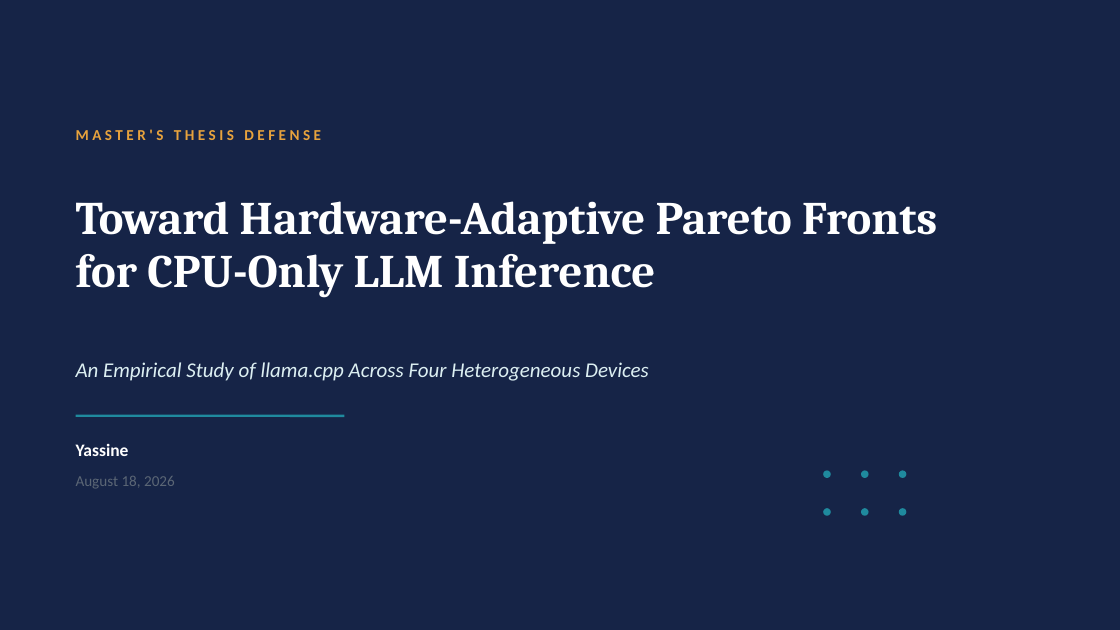
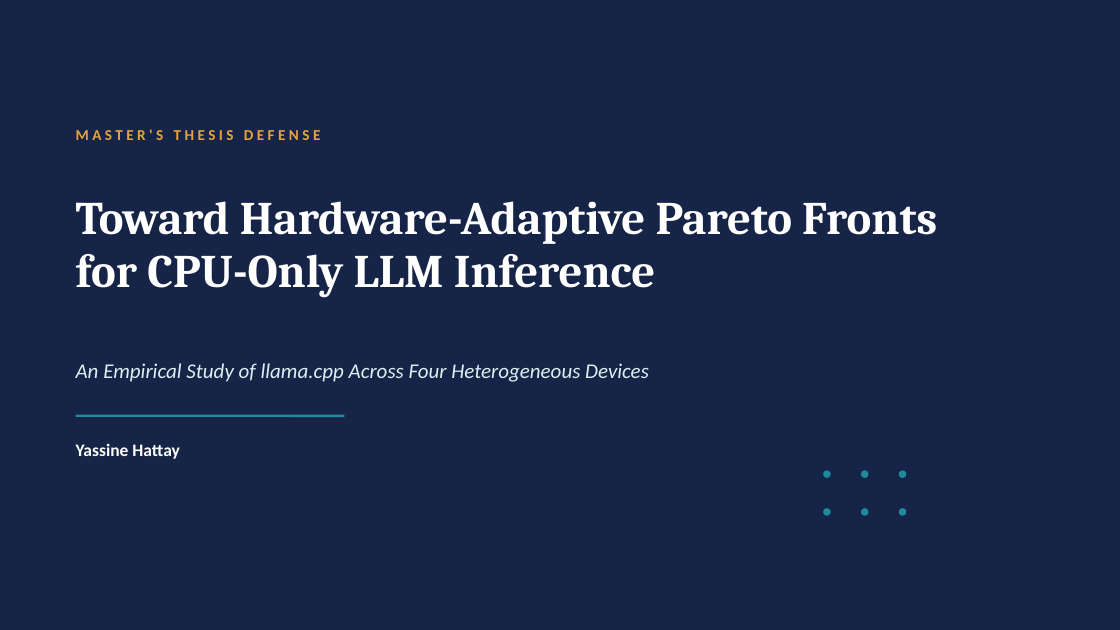
Before and after one commit to Yassine-Hattay/LLMs_inference_on_CPU, a slide deck: slide 1 of Presentation_and_report/CPU_LLM_Inference_Defense.pptx. Drawn at 1120x630 pixels with LibreOffice and Linux fonts; fonts in the diff are those of the drawing. Boxes give left, top, right and bottom in pixels: in the first picture for what was removed or moved away, otherwise in the second. Text is boxed around its words. In the diff, an @@ line names an element or a change of style, - is before the commit and + after.

```diff
--- a/Presentation_and_report/CPU_LLM_Inference_Defense.pptx
+++ b/Presentation_and_report/CPU_LLM_Inference_Defense.pptx
@@ text at [76,444,179,459]: text changed @@
-Yassine
+Yassine Hattay
@@ text removed at [76,476,175,488] @@
-August 18, 2026
```
Also in this commit, not shown: 8 other slides changed.
